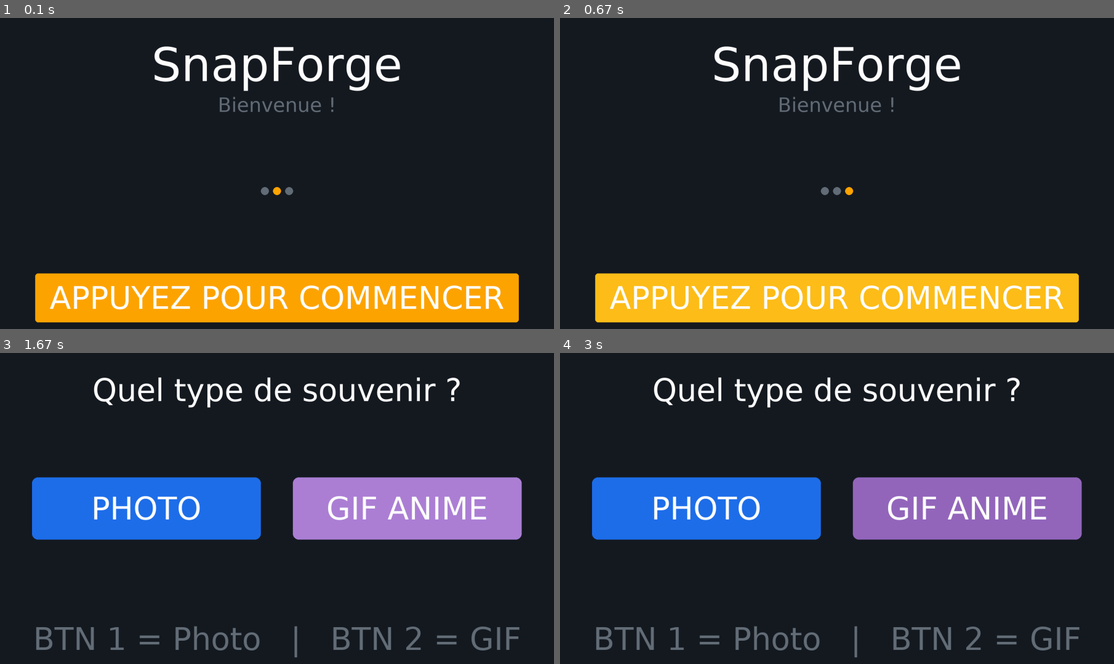
Above: before the commit, frames 1-4 (two rows, left to right).
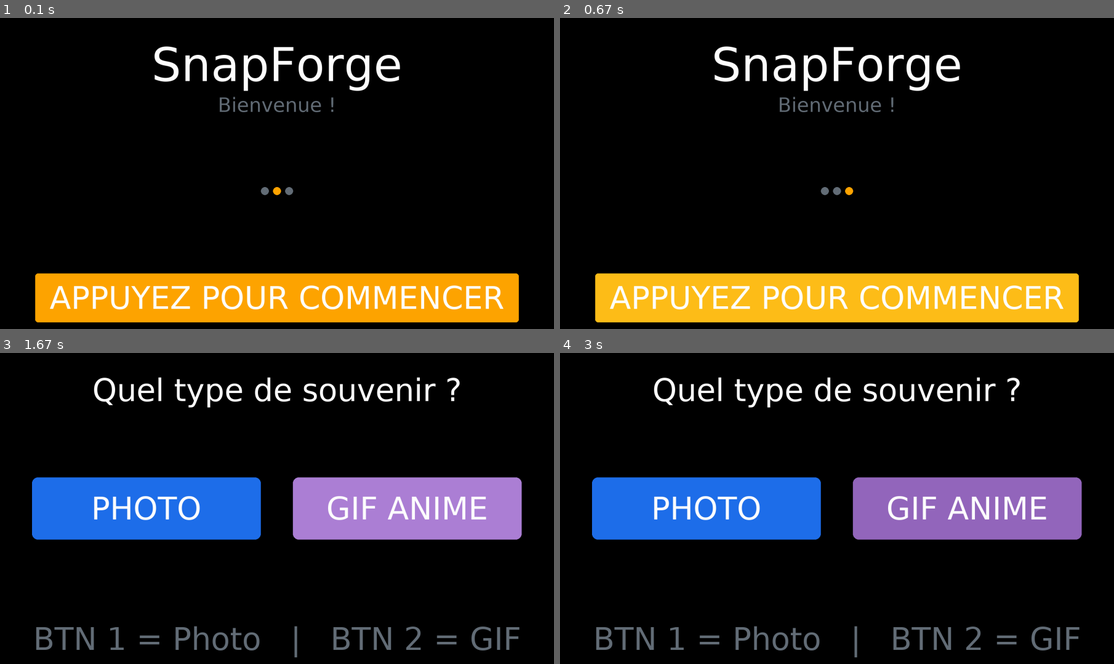
Above: after the commit, the same moments.

Repository: gdrau/SnapForge
Game: pygame game, started from src/app.py
Two runs of this game, one before a commit and one after it. Both use one fixed random seed, a clock stepped at 60 frames per second and the inputs below.
Inputs (mouse positions are in pixels of both pictures, inside the frame that each line leads up to):
- Up to frame 1 (0.1 s): no input
- Up to frame 2 (0.67 s): click "APPUYEZ POUR COMMENCER" at 0.38 s
- Up to frame 3 (1.67 s): hold Right 0.67-1.13 s; click (454, 499) at 1.6 s
- Up to frame 4 (3 s): click (842, 530) at 1.93 s; tap Space at 2.72 s

The runs differ from the first frame. In frame 1, 84% of the frame differs, in the area x 0-100%, y 0-100%; in frame 2, 84%; in frame 3, 80%; in frame 4, 80%.

Commit message:
UI : fond d'écran noir pur (0,0,0)
_DARK passe de (22,27,34) à (0,0,0), _DARK2 et _PANEL ajustés en conséquence.

Co-Authored-By: Claude Sonnet 4.6 <noreply@anthropic.com>

Diff:
--- a/src/ui/pygame_ui.py
+++ b/src/ui/pygame_ui.py
@@ -16,9 +16,9 @@
 # Palette
 _BLACK  = (0,   0,   0)
 _WHITE  = (255, 255, 255)
-_DARK   = (22,  27,  34)
-_DARK2  = (36,  41,  47)
-_PANEL  = (48,  54,  61)
+_DARK   = (0,   0,   0)
+_DARK2  = (18,  18,  18)
+_PANEL  = (30,  30,  30)
 _ACCENT = (255, 165,  0)
 _GREEN  = (46,  160,  67)
 _RED    = (207,  34,  46)
